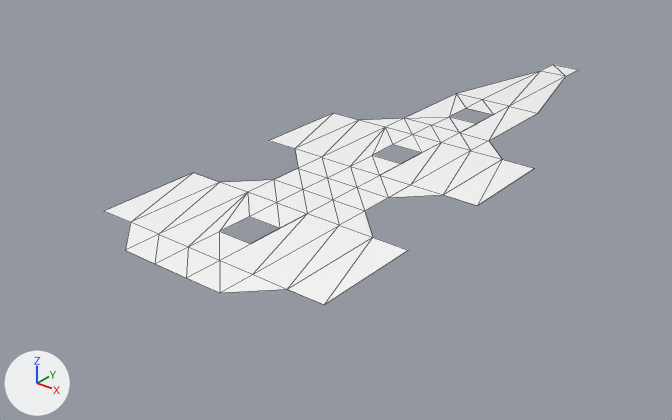
The glTF model assets/3d/room.gltf as it was, and as the next commit left it.
The view is the same before and after, from a 50 mm camera at (13.74, -29.83, 9.94) aimed at (-1.3, -11.03, -1.71). Lighting does not change. The marker at lower left points along +X, +Y and +Z. Mesh edges are drawn as thin lines. Where no turn or scale is listed for an object, it has been applied to the vertices. Vertices at the same position are counted once.

Script lines for the objects in view, before the commit:
```python
me_model = bpy.data.meshes.new('Model')
me_model.from_pydata(...)  # 68 vertices, 96 faces; spans x -3.5..3.5, y -18.4..0.5, z 0.0
me_model.materials.append(mat_frontcol)  # white #ffffff
# before: 21 (-3.5, -8.4, 0.0) at pixel (333, 113), 22 (-3.5, -11.4, 0.0) at pixel (268, 140), 47 (-3.5, -14.4, 0.0) at pixel (193, 172), 48 (-3.5, -17.4, 0.0) at pixel (103, 211)
# before: 32 (3.5, -11.4, 0.0) at pixel (477, 205), 33 (3.5, -8.4, 0.0) at pixel (534, 168), 59 (3.5, -17.4, 0.0) at pixel (324, 304), 60 (3.5, -14.4, 0.0) at pixel (408, 250)
ob_model = bpy.data.objects.new('Model', me_model)
ob_model.location = (0.0, 0.0, 0.0)
```
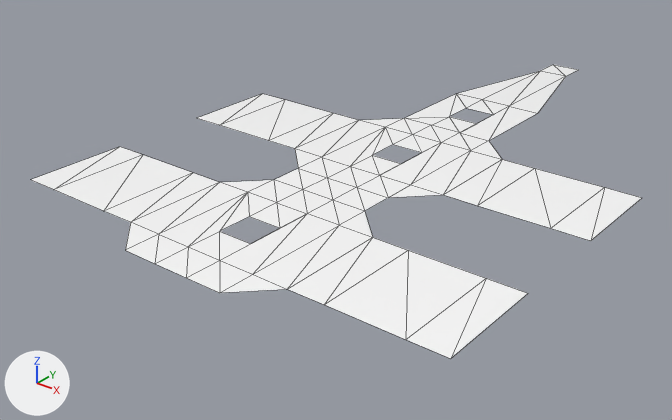
Commit message: longer hallways

The change, as a list of edits to the scene's bpy script:
```text
Change me_model:
    where me_model.from_pydata(...)  # 68 vertices, 96 faces; spans x -3.5..3.5, y -18.4..0.5, z 0.0
    used by ob_model
    verts and faces of me_model; kept vertices keep their numbers, new ones are numbered from 68
    me_model part 1
    add for new, old in zip([*range(72, 76)], [21, 22, 47, 48]): verts[new] = verts[old] + (-2.0, 0.0, 0.0)
    add for new, old in zip([*range(76, 80)], [*range(72, 76)]): verts[new] = verts[old] + (-1.0, 0.0, 0.0)
    add faces += [(47, 74, 48), (48, 74, 75), (21, 72, 22), (22, 72, 73), (74, 78, 75), (75, 78, 79)]
    add faces += [(72, 76, 73), (73, 76, 77)]
    me_model part 2
    add for new, old in zip([*range(68, 72)], [32, 33, 59, 60]): verts[new] = verts[old] + (2.0, 0.0, 0.0)
    add for new, old in zip([*range(80, 84)], [*range(68, 72)]): verts[new] = verts[old] + (1.0, 0.0, 0.0)
    add faces += [(32, 68, 33), (33, 68, 69), (59, 70, 60), (60, 70, 71), (70, 82, 71), (71, 82, 83)]
    add faces += [(68, 80, 69), (69, 80, 81)]
```

Changed parts and their boxes (x1, y1, x2, y2) in the pictures (672 x 420 px):
'Model', reshaped (29% wider, 22% taller): before (105, 65, 578, 305); after (31, 65, 641, 359)
part 1 of me_model, added: after (31, 94, 332, 211)
part 2 of me_model, added: after (325, 168, 641, 359)
